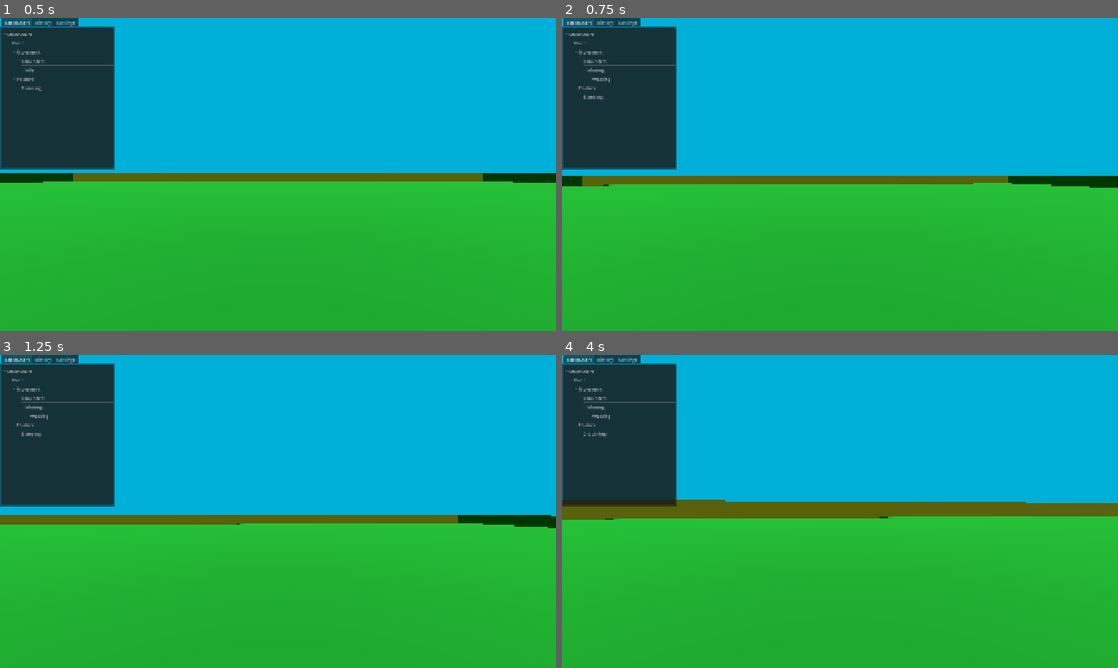
Above: before the commit, frames 1-4 (two rows, left to right).
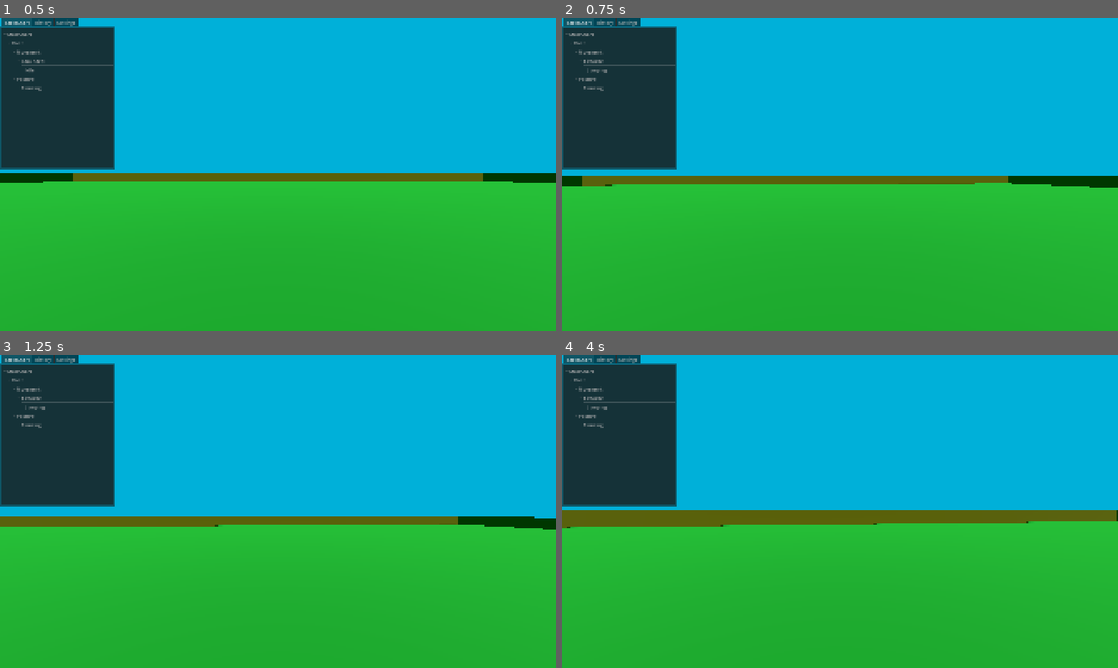
Above: after the commit, the same moments.

Repository: janisl/rpg-core
Game: Godot game, scene res://levels/test.tscn
The game is run twice, just before and just after one commit, with the same random seed, the same clock (stepped at 60 frames per second) and the same inputs.
Inputs (mouse positions are in pixels of both pictures, inside the frame that each line leads up to):
- Up to frame 1 (0.5 s): no input
- Up to frame 2 (0.75 s): tap Enter at 0.5 s; move the mouse to (867, 174) at 0.52 s; hold W (forward) from 0.53 s (still down); tap Space (jump) at 0.6 s
- Up to frame 3 (1.25 s): keep holding W (forward); tap Space (jump) at 0.77, 1.07 s
- Up to frame 4 (4 s): keep holding W (forward); move the mouse to (812, 511) at 1.27 s; tap Shift (crouch) at 1.35 s; tap Space (jump) at 1.52, 1.55, 1.82, 2.3, 2.85, 3.02, 3.32, 3.77, 3.8 s; move the mouse to (851, 505) at 2.02 s; hold Ctrl (sprint) 2.03-2.78 s; move the mouse to (834, 517) at 2.77 s; move the mouse to (878, 514) at 3.52 s; hold Shift (crouch) from 3.53 s (still down)

Frame 1 is identical in both runs. In frame 2, 0.2% of the frame differs, in the area x 2-75%, y 13-54%; in frame 3, 1.2%; in frame 4, 5.1%, in the area x 0-100%, y 13-56%.

Commit message:
Implement jumping with state machine.

Diff:
--- a/actors/player/player.gd
+++ b/actors/player/player.gd
@@ -2,7 +2,6 @@
 extends Actor
 
 const STOP_SPEED = 16.0
-const JUMP_VELOCITY = 4.5
 
 @export_group("References")
 @export var camera_controller: CameraController
@@ -16,6 +15,7 @@
 @export var default_speed: float = 7.0
 @export var sprint_speed: float = 3.0
 @export var crouch_speed: float = -5.0
+@export var jump_velocity: float = 5.0
 
 var speed: float = 0
 var sprint_modifier: float = 0
@@ -27,10 +27,6 @@
 	# Add the gravity.
 	if not is_on_floor():
 		velocity += get_gravity() * delta
-
-	# Handle jump.
-	if Input.is_action_just_pressed("jump") and is_on_floor():
-		velocity.y = JUMP_VELOCITY
 
 	var speed_modifier = sprint_modifier + crouch_modifier
 	speed = default_speed + speed_modifier
@@ -67,3 +63,7 @@
 	crouch_modifier = crouch_speed
 	standing_collision.disabled = true
 	crouching_collision.disabled = false
+
+
+func jump() -> void:
+	velocity.y += jump_velocity
--- a/actors/player/player.tscn
+++ b/actors/player/player.tscn
@@ -11,10 +11,12 @@
 [ext_resource type="Script" uid="uid://coif1t8j7k7ns" path="res://actors/player/state_machine/player_state_machine.gd" id="7_bop6h"]
 [ext_resource type="Script" uid="uid://b0r4e184he1xs" path="res://actors/player/state_machine/player_state_idle.gd" id="8_a744p"]
 [ext_resource type="Script" uid="uid://dlm8qngt7csqy" path="res://actors/player/state_machine/player_state_moving.gd" id="10_hiosj"]
+[ext_resource type="Script" uid="uid://rc05jglx0pmo" path="res://actors/player/state_machine/player_state_grounded.gd" id="10_rt46e"]
 [ext_resource type="Script" uid="uid://cyytqpdhhxsg" path="res://actors/player/state_machine/player_state_walking.gd" id="11_ssdk0"]
 [ext_resource type="Script" uid="uid://bamh41w2falr0" path="res://actors/player/state_machine/player_state_sprinting.gd" id="12_ssdk0"]
 [ext_resource type="Script" uid="uid://c3csp68pjpbio" path="res://actors/player/state_machine/player_state_standing.gd" id="13_k67x5"]
 [ext_resource type="Script" uid="uid://g2wrppkubfw0" path="res://actors/player/state_machine/player_state_crouching.gd" id="14_12xki"]
+[ext_resource type="Script" uid="uid://d3k1ss64cxf5w" path="res://actors/player/state_machine/player_state_airborne.gd" id="15_0wchr"]
 
 [sub_resource type="CapsuleShape3D" id="CapsuleShape3D_bsiym"]
 radius = 0.3
@@ -132,7 +134,19 @@
 
 [node name="Airborne" type="Node" parent="StateChart/Root/Movement" unique_id=1506748701]
 script = ExtResource("4_15y17")
-metadata/_custom_type_script = "uid://jk2jm1g6q853"
+initial_state = NodePath("Jumping")
+metadata/_custom_type_script = "uid://jk2jm1g6q853"
+
+[node name="Jumping" type="Node" parent="StateChart/Root/Movement/Airborne" unique_id=1865888198]
+script = ExtResource("5_15y17")
+metadata/_custom_type_script = "uid://cytafq8i1y8qm"
+
+[node name="OnGrounded" type="Node" parent="StateChart/Root/Movement/Airborne" unique_id=343270837]
+script = ExtResource("6_bop6h")
+to = NodePath("../../Grounded")
+event = &"onGrounded"
+delay_in_seconds = "0.0"
+metadata/_custom_type_script = "uid://cf1nsco3w0mf6"
 
 [node name="Posture" type="Node" parent="StateChart/Root" unique_id=1727521365]
 script = ExtResource("4_15y17")
@@ -171,7 +185,9 @@
 
 [node name="Movement" type="Node" parent="StateMachine/Root" unique_id=436019541]
 
-[node name="Grounded" type="Node" parent="StateMachine/Root/Movement" unique_id=1652776713]
+[node name="Grounded" type="Node" parent="StateMachine/Root/Movement" unique_id=1081367235]
+script = ExtResource("10_rt46e")
+metadata/_custom_type_script = "uid://rc05jglx0pmo"
 
 [node name="Idle" type="Node" parent="StateMachine/Root/Movement/Grounded" unique_id=436303811]
 script = ExtResource("8_a744p")
@@ -189,7 +205,11 @@
 script = ExtResource("12_ssdk0")
 metadata/_custom_type_script = "uid://bamh41w2falr0"
 
-[node name="Airborne" type="Node" parent="StateMachine/Root/Movement" unique_id=1663954780]
+[node name="Airborne" type="Node" parent="StateMachine/Root/Movement" unique_id=1880559344]
+script = ExtResource("15_0wchr")
+metadata/_custom_type_script = "uid://d3k1ss64cxf5w"
+
+[node name="Jumping" type="Node" parent="StateMachine/Root/Movement/Airborne" unique_id=1962721578]
 
 [node name="Posture" type="Node" parent="StateMachine/Root" unique_id=1982224400]
 
@@ -201,12 +221,14 @@
 script = ExtResource("14_12xki")
 metadata/_custom_type_script = "uid://g2wrppkubfw0"
 
+[connection signal="state_physics_processing" from="StateChart/Root/Movement/Grounded" to="StateMachine/Root/Movement/Grounded" method="_on_grounded_state_physics_processing"]
 [connection signal="state_processing" from="StateChart/Root/Movement/Grounded/Idle" to="StateMachine/Root/Movement/Grounded/Idle" method="_on_idle_state_processing"]
 [connection signal="state_processing" from="StateChart/Root/Movement/Grounded/Moving" to="StateMachine/Root/Movement/Grounded/Moving" method="_on_moving_state_processing"]
 [connection signal="state_entered" from="StateChart/Root/Movement/Grounded/Moving/Walking" to="StateMachine/Root/Movement/Grounded/Moving/Walking" method="_on_walking_state_entered"]
 [connection signal="state_processing" from="StateChart/Root/Movement/Grounded/Moving/Walking" to="StateMachine/Root/Movement/Grounded/Moving/Walking" method="_on_walking_state_processing"]
 [connection signal="state_entered" from="StateChart/Root/Movement/Grounded/Moving/Sprinting" to="StateMachine/Root/Movement/Grounded/Moving/Sprinting" method="_on_sprinting_state_entered"]
 [connection signal="state_processing" from="StateChart/Root/Movement/Grounded/Moving/Sprinting" to="StateMachine/Root/Movement/Grounded/Moving/Sprinting" method="_on_sprinting_state_processing"]
+[connection signal="state_physics_processing" from="StateChart/Root/Movement/Airborne" to="StateMachine/Root/Movement/Airborne" method="_on_airborne_state_physics_processing"]
 [connection signal="state_entered" from="StateChart/Root/Posture/Standing" to="StateMachine/Root/Posture/Standing" method="_on_standing_state_entered"]
 [connection signal="state_physics_processing" from="StateChart/Root/Posture/Standing" to="StateMachine/Root/Posture/Standing" method="_on_standing_state_physics_processing"]
 [connection signal="state_processing" from="StateChart/Root/Posture/Standing" to="StateMachine/Root/Posture/Standing" method="_on_standing_state_processing"]
--- /dev/null
+++ b/actors/player/state_machine/player_state_airborne.gd
@@ -0,0 +1,7 @@
+class_name PlayerStateAirborne
+extends PlayerState
+
+
+func _on_airborne_state_physics_processing(_delta: float) -> void:
+	if player.is_on_floor():
+		player.state_chart.send_event("onGrounded")
--- /dev/null
+++ b/actors/player/state_machine/player_state_grounded.gd
@@ -0,0 +1,11 @@
+class_name PlayerStateGrounded
+extends PlayerState
+
+
+func _on_grounded_state_physics_processing(_delta: float) -> void:
+	if Input.is_action_just_pressed("jump") and player.is_on_floor():
+		player.jump()
+		player.state_chart.send_event("onAirborne")
+
+	if not player.is_on_floor():
+		player.state_chart.send_event("onAirborne")
Not shown, added: actors/player/state_machine/player_state_airborne.gd.uid
Not shown, added: actors/player/state_machine/player_state_grounded.gd.uid
